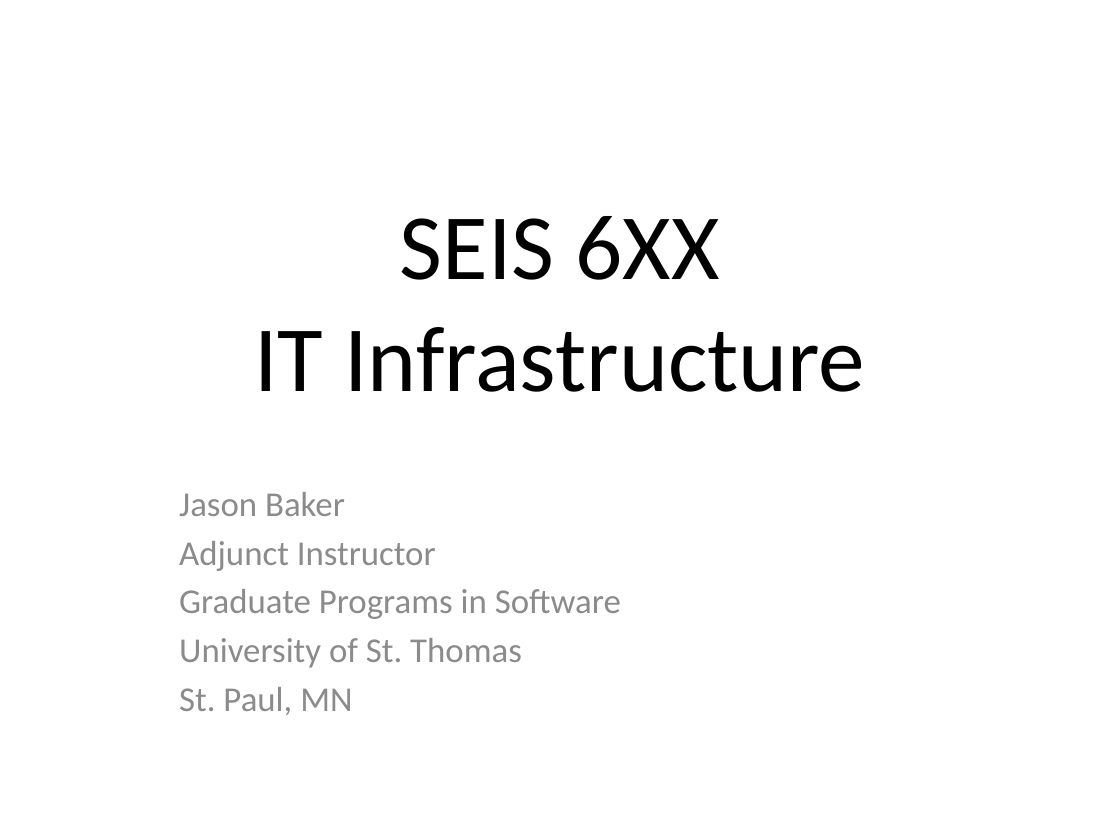
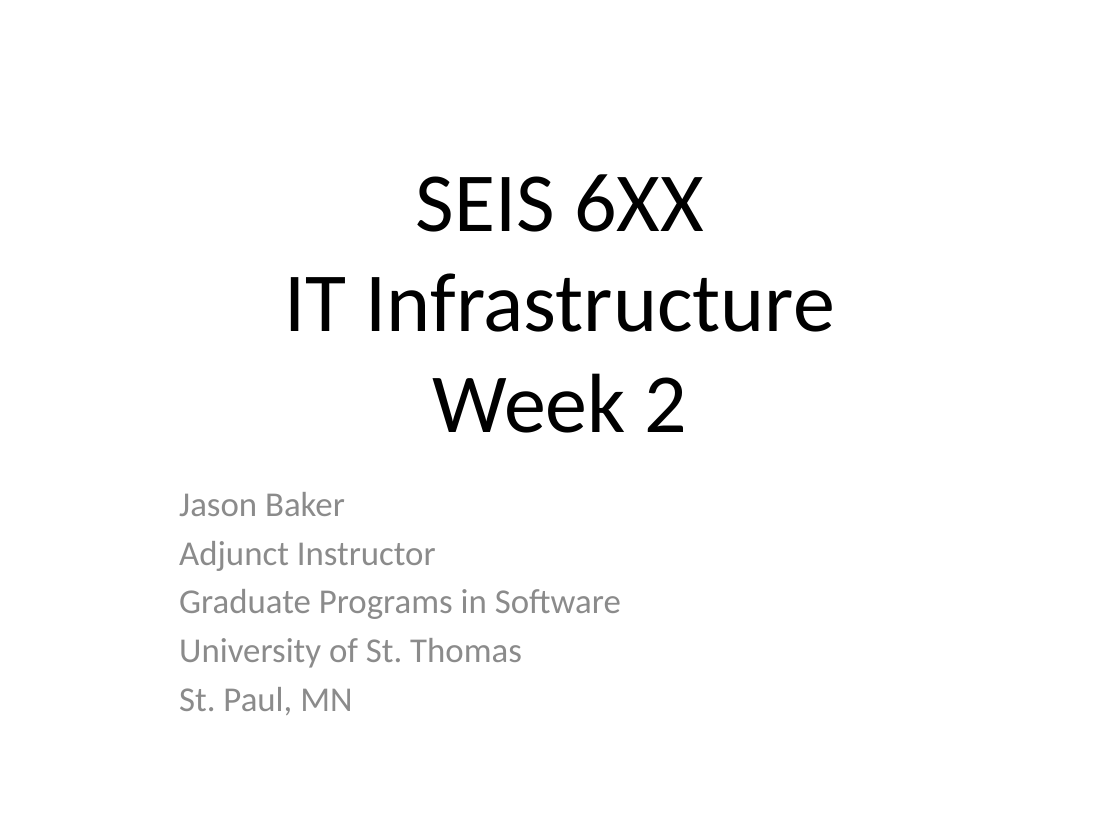
Before and after one commit to jasondbaker/infrastructure-class, a slide deck: slide 1 of infrastructure-week-2.pptx. Drawn at 1120x840 pixels with LibreOffice and Linux fonts; fonts in the diff are those of the drawing. Boxes give left, top, right and bottom in pixels: in the first picture for what was removed or moved away, otherwise in the second. Text is boxed around its words. In the diff, an @@ line names an element or a change of style, - is before the commit and + after.

```diff
--- a/infrastructure-week-2.pptx
+++ b/infrastructure-week-2.pptx
@@ title at (285,174,835,433): text changed; size 60 to 54 pt @@
-SEIS 6XX
-IT Infrastructure
+SEIS 6XX
+IT Infrastructure
+Week 2
```
Also in this commit, not shown: 2 other slides changed, 6 other files.
